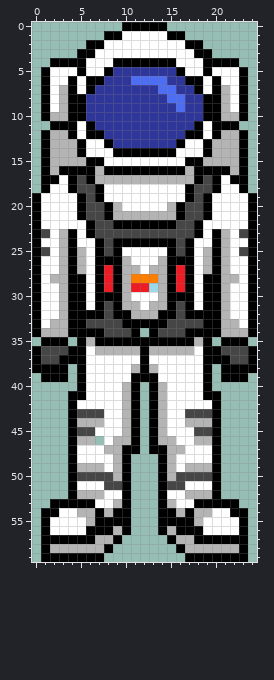
One commit to this pixel-art sprite: assets/Player_Sprite_Down.png. Above is the file before it was changed.
Rulers count pixels.
New version:
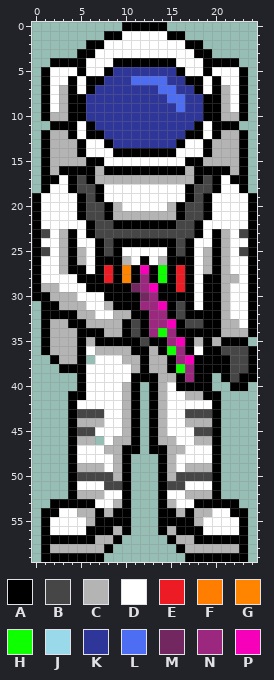
Palette (. is transparent): A #000000  B #464646  C #b4b4b4  D #ffffff  E #ed1c24  F #ff7e00  G #ff8400  H #0dff00  J #99d9ea  K #2f3699  L #4d6df3  M #732761  N #9c277f  P #f700b9
Change:
file 50x120 -> 650x1560 pixels (blocks of 2x2 -> 26x26; one block is one cell here)
@@ x 0..24 @@
 25 ABDCACDABADDDDDABADCACDBA
-26 ADDCACDAAACDDDCAAADCACDDA
-27 ADDCACDAEACCDCCAEADCACDDA
-28 ADCCAADAEACFFFCAEADAACCDA
-29 ADDCAADAEACEEJCAEADAACDDA
-30 ADDCAADAAACDDDCAAADAACDDA
-31 ADDCAADABACCDCCABADAACDDA
-32 ADDCAAAABAACCCAABAAAACDDA
-33 ADCCAABBBBAAAAABBBBAACCDA
-34 ACCCAAAABBBA.ABBBAAAACCCA
-35 .AAA.ACAAAAAAAAAAACA.AAA.
-36 ABBBAADCCCCCACCCCCDAABBBA
-37 ABBAAADDDDDDADDDDDDAAABBA
-38 AAAA.ADDDDDCACDDDDDA.AAAA
-39 .AAA.ADDDDDAAADDDDDA.AAA.
-40 .....ADDDDCA.ACDDDDA.....
-41 ....AADDDDCA.ACDDDDAA....
+26 ADDCACDAAACDADCAAADCACDDA
+27 ADDCAADAEAGAPAHAEADCACDDA
+28 ADDDDAAAEAGANAHAEADAACCDA
+29 ACCDDDAAAAAMNPAAEADAACDDA
+30 AACCCDDDAAAAMNAAAADAACDDA
+31 .AACCCDDCAAANNPABADAACDDA
+32 .AAAACCDDCCAANNABAAAACDDA
+33 .ACCAACCCCABANNPABBAACCDA
+34 .ACCCAAACCABANHNAAAAACCCA
+35 .ACCCACAAAAABAANPACACAAA.
+36 .ACCCADCCCCAACAHNADAABBBA
+37 ..ACCA.DDDCCACCANPAAAABBA
+38 ...AAADDDDDCACCAHNAAAABBA
+39 .....ADDDDDAAACCANAA.ABAA
+40 .....ADDDDCA.ACDAAAA..AA.
+41 ....AADDDDCA.ACDDCCAA....
 42 ....ADDDDDCA.ACDDDDDA....
